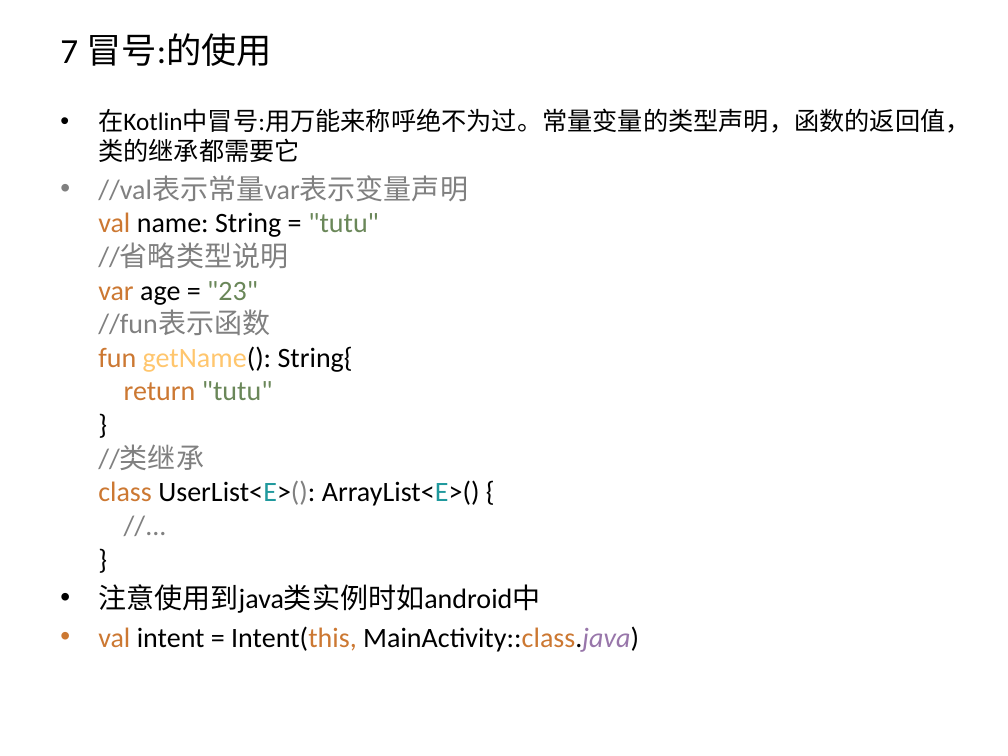
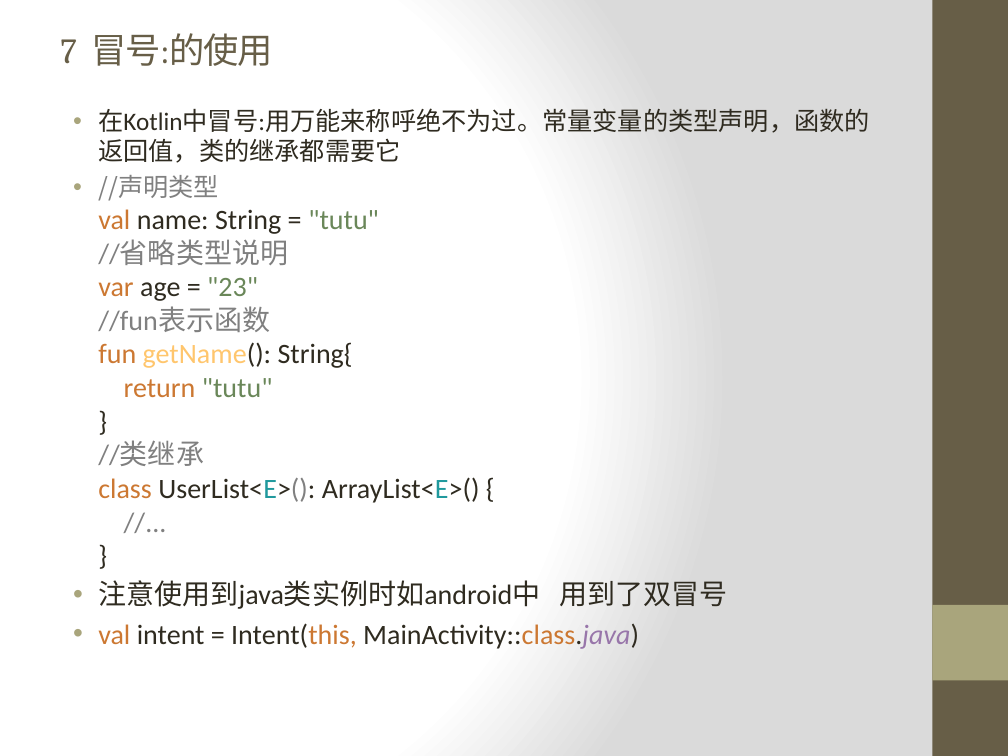
Before and after one commit to zxf2871/KotlinStudy, a slide deck: slide 10 of Kotlin初探.pptx. Drawn at 1008x756 pixels with LibreOffice and Linux fonts; fonts in the diff are those of the drawing. Boxes give left, top, right and bottom in pixels: in the first picture for what was removed or moved away, otherwise in the second. Text is boxed around its words. In the diff, an @@ line names an element or a change of style, - is before the commit and + after.

```diff
--- a/Kotlin初探.pptx
+++ b/Kotlin初探.pptx
@@ background #FFFFFF to gradient #FFFFFF to #DADADA @@
@@ rectangle added at [932, 0, 1008, 756], fill #675E47 @@
@@ title "7 冒号:的使用" at [60, 33, 273, 66]: font Calibri to Cambria, text colour #000000 to #675E47, letter spacing 0 to -1 pt @@
@@ text at [98, 108, 870, 649]: text colour #000000 to #2F2B20 in "在Kotlin中冒号:用万能来称呼绝不为过。常量变量的类型声明，函数的返回值，类的继承都需要它", "intent = Intent(this, MainActivity::class.java)"; indent changed @@
@@ text at [98, 175, 727, 609]: text changed; text colour #000000 to #2F2B20 @@
-• //val表示常量var表示变量声明
-  val name: String = "tutu"
-  //省略类型说明
-  var age = "23"
-  //fun表示函数
-  fun getName(): String{
-  return "tutu"
-  }
-  //类继承
-  class UserList<E>(): ArrayList<E>() {
-  //...
-  }
-• 注意使用到java类实例时如android中
+• //声明类型
+  val name: String = "tutu"
+  //省略类型说明
+  var age = "23"
+  //fun表示函数
+  fun getName(): String{
+  return "tutu"
+  }
+  //类继承
+  class UserList<E>(): ArrayList<E>() {
+  //...
+  }
+• 注意使用到java类实例时如android中 用到了双冒号
@@ rectangle added at [932, 605, 1008, 680], fill #A9A57C @@
```
Also in this commit, not shown: 34 other slides changed, 1 slide removed, 1 other file.
